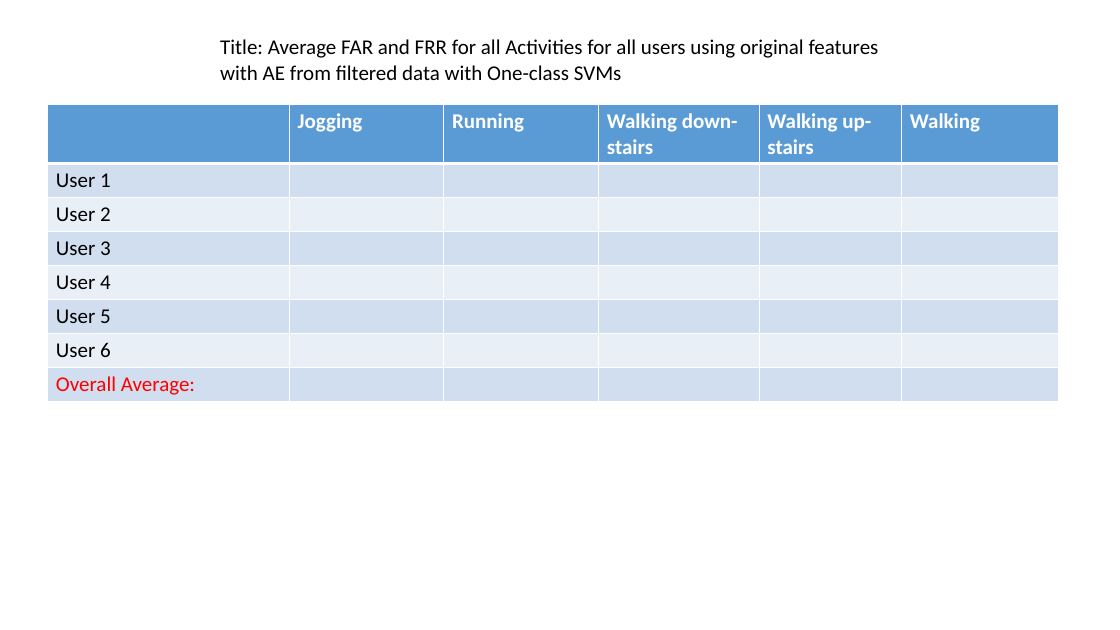
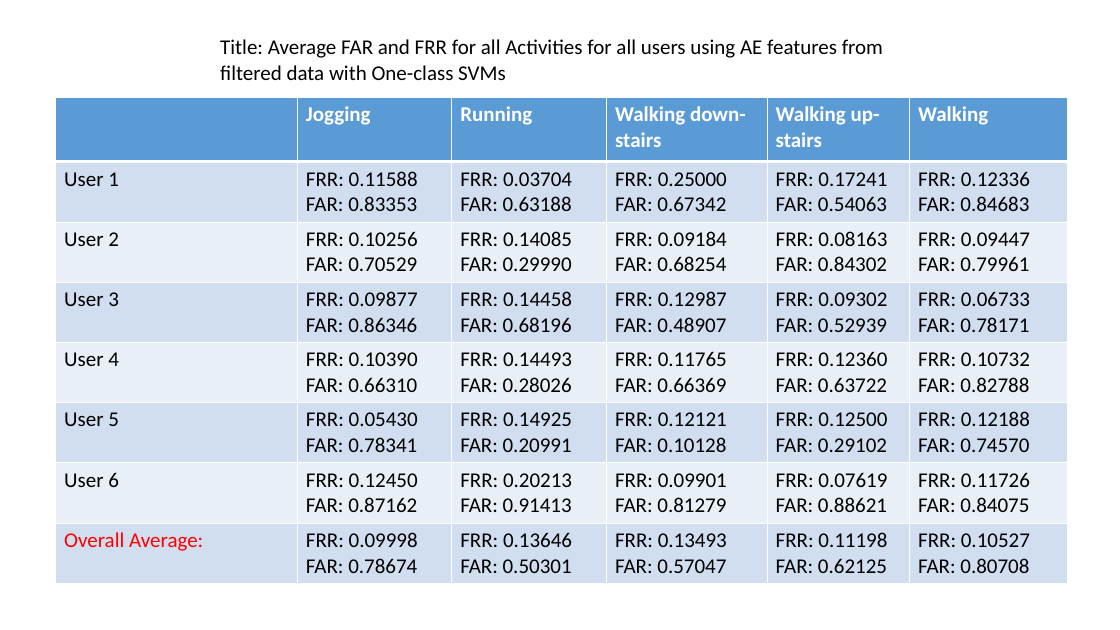
Before and after one commit to Elsee/Thesis, a slide deck: slide 3 of report SVM handcrafted and PCA/User-authentication with Once-Class SVM after AE.pptx. Drawn at 1120x630 pixels with LibreOffice and Linux fonts; fonts in the diff are those of the drawing. Boxes give left, top, right and bottom in pixels: in the first picture for what was removed or moved away, otherwise in the second. Text is boxed around its words. In the diff, an @@ line names an element or a change of style, - is before the commit and + after.

```diff
--- a/report SVM handcrafted and PCA/User-authentication with Once-Class SVM after AE.pptx
+++ b/report SVM handcrafted and PCA/User-authentication with Once-Class SVM after AE.pptx
@@ text at (x1=220, y1=39, x2=883, y2=80): text changed @@
-Title: Average FAR and FRR for all Activities for all users using original features with AE from filtered data with One-class SVMs
+Title: Average FAR and FRR for all Activities for all users using AE features from filtered data with One-class SVMs
@@ table at (x1=55, y1=97, x2=1067, y2=584) @@
-row 2: User 1 |  |  |  |  | 
+row 2: User 1 | FRR: 0.11588 / FAR: 0.83353 | FRR: 0.03704 / FAR: 0.63188 | FRR: 0.25000 / FAR: 0.67342 | FRR: 0.17241 / FAR: 0.54063 | FRR: 0.12336 / FAR: 0.84683
-row 3: User 2 |  |  |  |  | 
+row 3: User 2 | FRR: 0.10256 / FAR: 0.70529 | FRR: 0.14085 / FAR: 0.29990 | FRR: 0.09184 / FAR: 0.68254 | FRR: 0.08163 / FAR: 0.84302 | FRR: 0.09447 / FAR: 0.79961
-row 4: User 3 |  |  |  |  | 
+row 4: User 3 | FRR: 0.09877 / FAR: 0.86346 | FRR: 0.14458 / FAR: 0.68196 | FRR: 0.12987 / FAR: 0.48907 | FRR: 0.09302 / FAR: 0.52939 | FRR: 0.06733 / FAR: 0.78171
-row 5: User 4 |  |  |  |  | 
+row 5: User 4 | FRR: 0.10390 / FAR: 0.66310 | FRR: 0.14493 / FAR: 0.28026 | FRR: 0.11765 / FAR: 0.66369 | FRR: 0.12360 / FAR: 0.63722 | FRR: 0.10732 / FAR: 0.82788
-row 6: User 5 |  |  |  |  | 
+row 6: User 5 | FRR: 0.05430 / FAR: 0.78341 | FRR: 0.14925 / FAR: 0.20991 | FRR: 0.12121 / FAR: 0.10128 | FRR: 0.12500 / FAR: 0.29102 | FRR: 0.12188 / FAR: 0.74570
-row 7: User 6 |  |  |  |  | 
+row 7: User 6 | FRR: 0.12450 / FAR: 0.87162 | FRR: 0.20213 / FAR: 0.91413 | FRR: 0.09901 / FAR: 0.81279 | FRR: 0.07619 / FAR: 0.88621 | FRR: 0.11726 / FAR: 0.84075
-row 8: Overall Average: |  |  |  |  | 
+row 8: Overall Average: | FRR: 0.09998 / FAR: 0.78674 | FRR: 0.13646 / FAR: 0.50301 | FRR: 0.13493 / FAR: 0.57047 | FRR: 0.11198 / FAR: 0.62125 | FRR: 0.10527 / FAR: 0.80708
@@ table resized from (x1=48, y1=104, x2=1060, y2=402) to (x1=55, y1=97, x2=1067, y2=584) @@
```
Also in this commit, not shown: 2 other slides changed, 6 other files.
